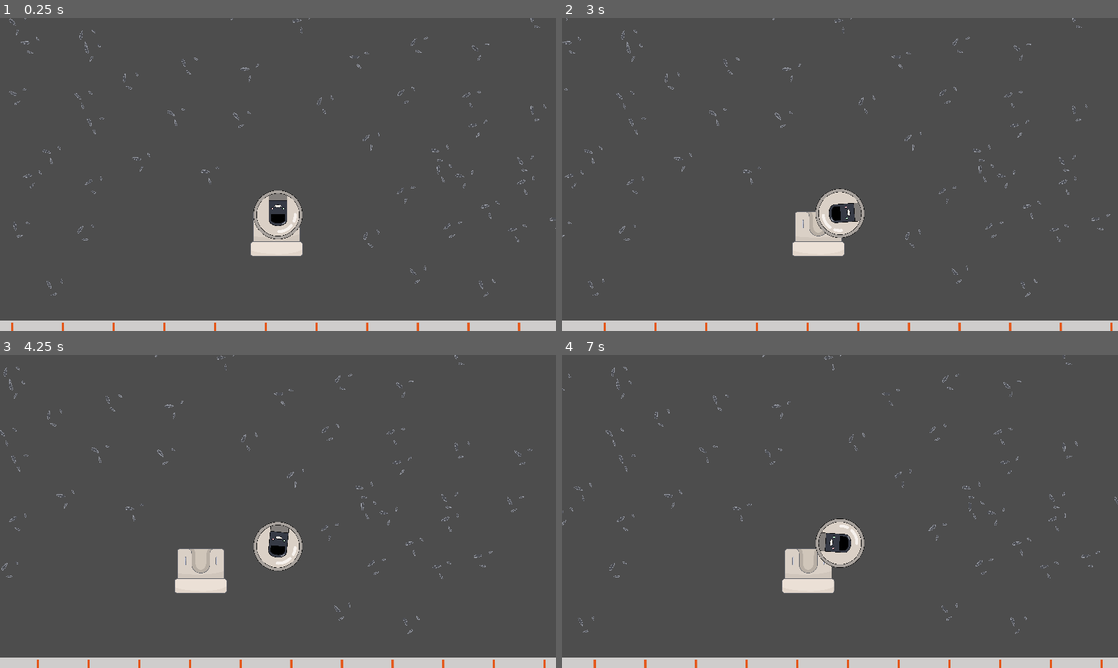
Above: before the commit, frames 1-4 (two rows, left to right).
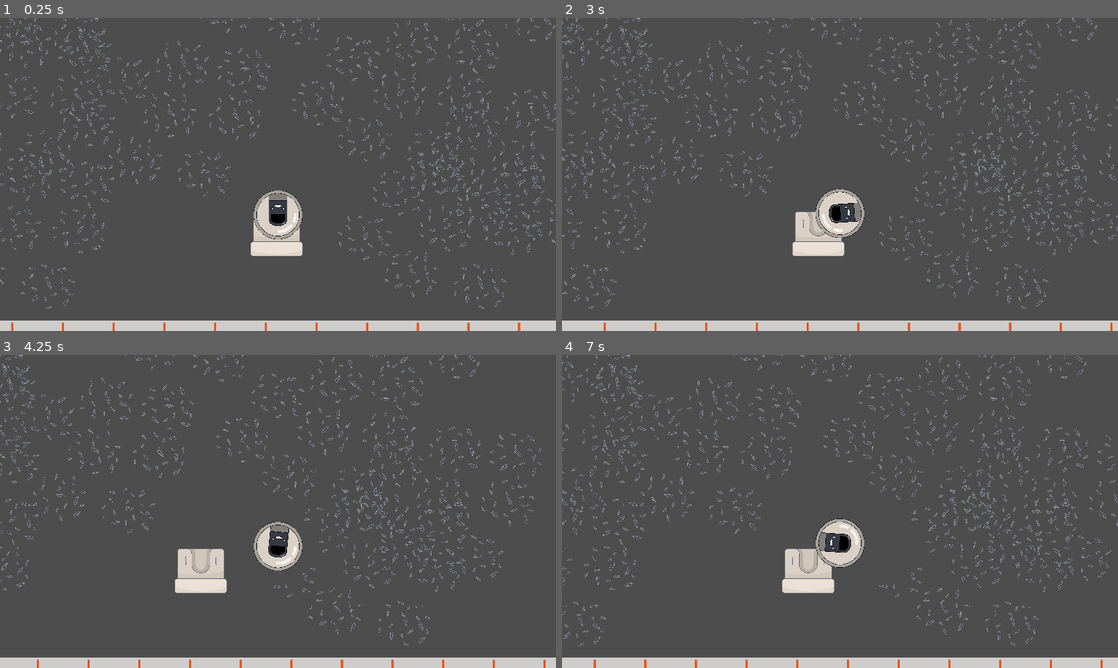
Above: after the commit, the same moments.

Repository: nevisdale/robot-vacuum
Game: Godot game, scene res://scenes/levels/level_1.tscn
The game is run twice, just before and just after one commit, with the same random seed, the same clock (stepped at 60 frames per second) and the same inputs. This scene is started directly instead of the project's main scene.
Inputs:
- Up to frame 1 (0.25 s): no input
- Up to frame 2 (3 s): tap Enter at 0.5 s; hold D (rotate_right) 0.53-1.28 s; hold A (rotate_left) 1.28-2.03 s; hold D (rotate_right) 2.03-2.78 s; hold Space (move_forward) from 2.78 s (still down)
- Up to frame 3 (4.25 s): release Space (move_forward) at 3.53 s; hold A (rotate_left) from 3.53 s (still down)
- Up to frame 4 (7 s): release A (rotate_left) at 5.78 s; hold D (rotate_right) 5.78-6.53 s; hold Space (move_forward) from 6.53 s (still down)

The runs differ from the first frame. In frame 1, 2.1% of the frame differs, in the area x 0-100%, y 0-93%; in frame 2, 2.1%; in frame 3, 1.8%; in frame 4, 2.0%.

Commit message:
more seed in set

Diff:
--- a/scenes/garbage/can.tscn
+++ b/scenes/garbage/can.tscn
@@ -12,8 +12,8 @@
 collision_mask = 7
 mass = 0.1
 gravity_scale = 0.0
-linear_damp = 5.0
-angular_damp = 5.0
+linear_damp = 3.0
+angular_damp = 3.0
 script = ExtResource("1_hbb5e")
 
 [node name="Sprite2D" type="Sprite2D" parent="."]
--- a/scenes/garbage/seed_set.tscn
+++ b/scenes/garbage/seed_set.tscn
@@ -11,8 +11,56 @@
 [node name="Seed1" parent="." instance=ExtResource("1_jlv3w")]
 position = Vector2(-24, -8)
 
+[node name="Seed4" parent="." instance=ExtResource("1_jlv3w")]
+position = Vector2(40, -82)
+
+[node name="Seed17" parent="." instance=ExtResource("1_jlv3w")]
+position = Vector2(53, 14)
+
+[node name="Seed5" parent="." instance=ExtResource("1_jlv3w")]
+position = Vector2(56, 82)
+
+[node name="Seed6" parent="." instance=ExtResource("1_jlv3w")]
+position = Vector2(-93, 61)
+
 [node name="Seed2" parent="." instance=ExtResource("2_ouyyl")]
 position = Vector2(37, -26)
 
+[node name="Seed11" parent="." instance=ExtResource("2_ouyyl")]
+position = Vector2(-34, -41)
+
+[node name="Seed12" parent="." instance=ExtResource("2_ouyyl")]
+position = Vector2(-42, 62)
+
+[node name="Seed13" parent="." instance=ExtResource("2_ouyyl")]
+position = Vector2(-8, -73)
+
+[node name="Seed14" parent="." instance=ExtResource("2_ouyyl")]
+position = Vector2(-151, 34)
+
+[node name="Seed15" parent="." instance=ExtResource("2_ouyyl")]
+position = Vector2(-150, -17)
+
+[node name="Seed16" parent="." instance=ExtResource("2_ouyyl")]
+position = Vector2(82, 40)
+
 [node name="Seed3" parent="." instance=ExtResource("3_kl6pr")]
 position = Vector2(-0.999992, 40)
+
+[node name="Seed7" parent="." instance=ExtResource("3_kl6pr")]
+position = Vector2(-112, -49)
+
+[node name="Seed8" parent="." instance=ExtResource("3_kl6pr")]
+position = Vector2(-47, -101)
+
+[node name="Seed18" parent="." instance=ExtResource("3_kl6pr")]
+position = Vector2(-107, -88)
+
+[node name="Seed19" parent="." instance=ExtResource("3_kl6pr")]
+position = Vector2(88, -26)
+
+[node name="Seed9" parent="." instance=ExtResource("3_kl6pr")]
+position = Vector2(-97, 11)
+
+[node name="Seed10" parent="." instance=ExtResource("3_kl6pr")]
+position = Vector2(-23, 104)
